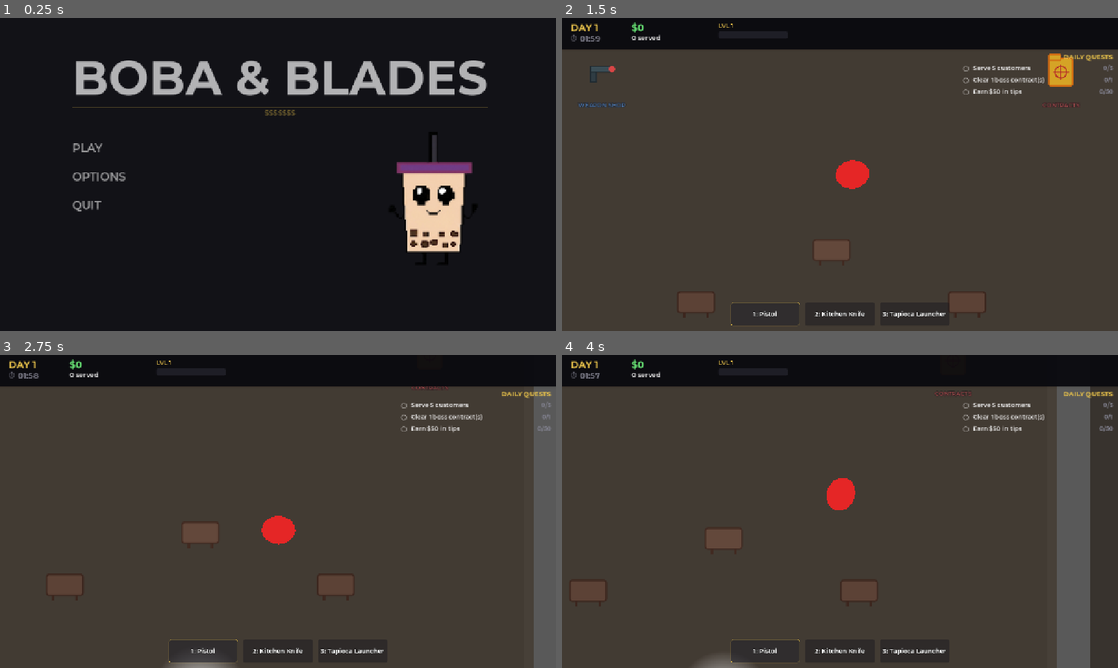
Above: before the commit, frames 1-4 (two rows, left to right).
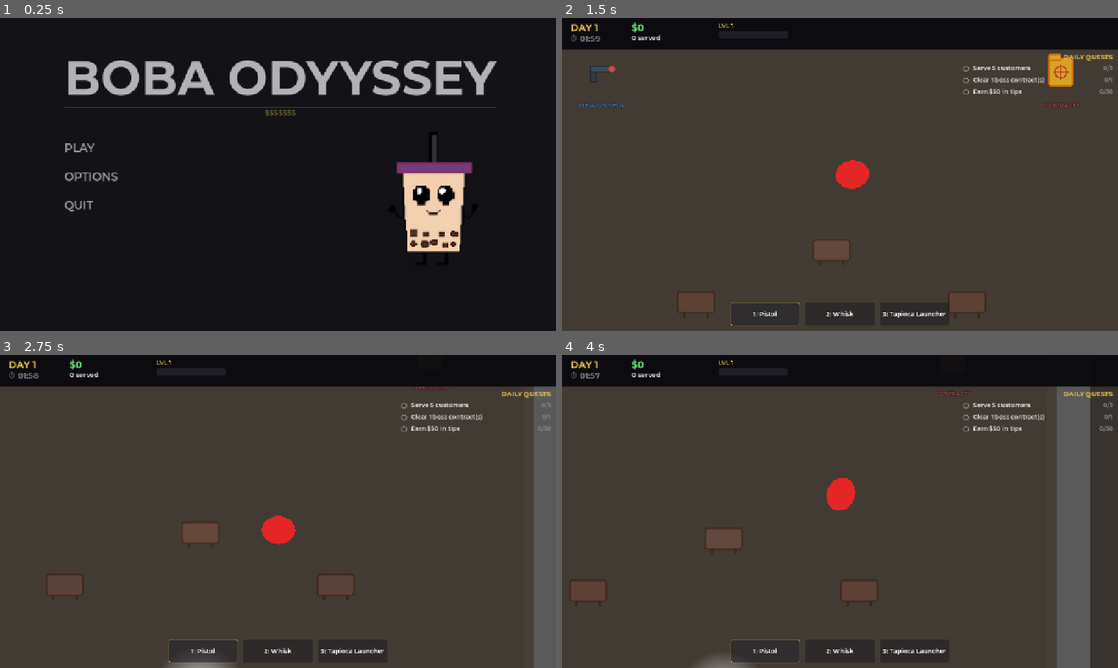
Above: after the commit, the same moments.

Repository: coyote321/BobaGame
Game: Godot game, scene res://Scenes/MainMenu.tscn
Same seed, same stepped clock (60 frames per second), same inputs: the game is played once before the commit and once after it. Sound files missing from this copy of the repository are replaced by a short silence.
Inputs (mouse positions are in pixels of both pictures, inside the frame that each line leads up to):
- Up to frame 1 (0.25 s): no input
- Up to frame 2 (1.5 s): click "PLAY" at 0.5 s; tap Enter at 1.25 s; move the mouse to (962, 158) at 1.27 s; press the mouse at (962, 158) at 1.28 s; hold D (move_right) from 1.28 s (still down)
- Up to frame 3 (2.75 s): move the mouse to (166, 527) at 2.02 s; release D (move_right) at 2.03 s; release the mouse at (166, 527) at 2.03 s; hold S (move_down) from 2.03 s (still down); tap G (ability) at 2.1 s; click (166, 527) at 2.3 s
- Up to frame 4 (4 s): move the mouse to (895, 442) at 2.77 s; release S (move_down) at 2.78 s; hold D (move_right) 2.78-3.53 s; hold Right mouse button (aim) 2.78-3.53 s; click (895, 442) at 3.05 s; move the mouse to (812, 574) at 3.52 s; hold W (move_up) from 3.53 s (still down); click (812, 574) at 3.6 s

The runs differ from the first frame. In frame 1, 5.4% of the frame differs, in the area x 11-90%, y 13-62%; in frame 2, less than 0.1%; in frame 3, less than 0.1%; in frame 4, less than 0.1%.

Commit message:
Rename game title to "Boba Odyyssey" and update assets

Diff:
--- a/Scenes copy/FlamethrowerPickup.tscn
+++ b/Scenes copy/FlamethrowerPickup.tscn
@@ -1,6 +1,7 @@
-[gd_scene load_steps=3 format=3 uid="uid://bi0tqm2u0r0cv"]
+[gd_scene load_steps=4 format=3 uid="uid://bi0tqm2u0r0cv"]
 
 [ext_resource type="Script" uid="uid://d2fp2hjwy8hq2" path="res://Scripts/FlamethrowerPickup.gd" id="1_script"]
+[ext_resource type="Texture2D" uid="uid://c8ix2ha8itbm2" path="res://Assets/Sprites/Flamethrower.png" id="2_flamethrower"]
 
 [sub_resource type="CircleShape2D" id="CircleShape2D_pickup"]
 radius = 50.0
@@ -10,19 +11,10 @@
 collision_mask = 2
 script = ExtResource("1_script")
 
-[node name="Body" type="ColorRect" parent="."]
-offset_left = -20.0
-offset_top = -20.0
-offset_right = 20.0
-offset_bottom = 20.0
-color = Color(1, 0.45, 0.05, 1)
-
-[node name="Core" type="ColorRect" parent="."]
-offset_left = -10.0
-offset_top = -10.0
-offset_right = 10.0
-offset_bottom = 10.0
-color = Color(1, 0.9, 0.3, 1)
+[node name="Sprite" type="Sprite2D" parent="."]
+scale = Vector2(1.35, 1.35)
+texture = ExtResource("2_flamethrower")
+texture_filter = 0
 
 [node name="Label" type="Label" parent="."]
 offset_left = -53.0
--- a/Scenes copy/MainMenu.tscn
+++ b/Scenes copy/MainMenu.tscn
@@ -41,7 +41,7 @@
 theme_override_colors/font_color = Color(1, 1, 1, 1)
 theme_override_fonts/font = ExtResource("2_font_bold")
 theme_override_font_sizes/font_size = 110
-text = "BOBA & BLADES"
+text = "BOBA ODYYSSEY"
 horizontal_alignment = 1
 
 [node name="AccentLine" type="ColorRect" parent="CenterColumn"]
--- a/Scenes/FlamethrowerPickup.tscn
+++ b/Scenes/FlamethrowerPickup.tscn
@@ -1,6 +1,7 @@
-[gd_scene load_steps=3 format=3 uid="uid://bi0tqm2u0r0cv"]
+[gd_scene load_steps=4 format=3 uid="uid://bi0tqm2u0r0cv"]
 
 [ext_resource type="Script" uid="uid://d2fp2hjwy8hq2" path="res://Scripts/FlamethrowerPickup.gd" id="1_script"]
+[ext_resource type="Texture2D" uid="uid://c8ix2ha8itbm2" path="res://Assets/Sprites/Flamethrower.png" id="2_flamethrower"]
 
 [sub_resource type="CircleShape2D" id="CircleShape2D_pickup"]
 radius = 50.0
@@ -10,19 +11,10 @@
 collision_mask = 2
 script = ExtResource("1_script")
 
-[node name="Body" type="ColorRect" parent="."]
-offset_left = -20.0
-offset_top = -20.0
-offset_right = 20.0
-offset_bottom = 20.0
-color = Color(1, 0.45, 0.05, 1)
-
-[node name="Core" type="ColorRect" parent="."]
-offset_left = -10.0
-offset_top = -10.0
-offset_right = 10.0
-offset_bottom = 10.0
-color = Color(1, 0.9, 0.3, 1)
+[node name="Sprite" type="Sprite2D" parent="."]
+scale = Vector2(1.35, 1.35)
+texture = ExtResource("2_flamethrower")
+texture_filter = 0
 
 [node name="Label" type="Label" parent="."]
 offset_left = -53.0
--- a/Scenes/KitchenKnife.tscn
+++ b/Scenes/KitchenKnife.tscn
@@ -1,13 +1,37 @@
-[gd_scene load_steps=3 format=3 uid="uid://dbkbq2liu22dc"]
+[gd_scene load_steps=2 format=3 uid="uid://dbkbq2liu22dc"]
 
-[ext_resource type="Texture2D" uid="uid://c5txps3myukwp" path="res://Assets/Sprites/kitchen_knife.png" id="1_knife"]
 [ext_resource type="Script" uid="uid://lcifx1jid4wu" path="res://Scripts/KnifeWeapon.gd" id="2_script"]
 
-[node name="KitchenKnife" type="Node2D"]
+[node name="Whisk" type="Node2D"]
 script = ExtResource("2_script")
 
-[node name="Sprite" type="Sprite2D" parent="."]
-texture = ExtResource("1_knife")
+[node name="Handle" type="Polygon2D" parent="."]
+color = Color(0.72, 0.46, 0.25, 1)
+polygon = PackedVector2Array(-26, -5, 14, -5, 14, 5, -26, 5)
+
+[node name="HandleCap" type="Polygon2D" parent="."]
+color = Color(0.95, 0.78, 0.45, 1)
+polygon = PackedVector2Array(10, -7, 20, -7, 20, 7, 10, 7)
+
+[node name="WireTop" type="Line2D" parent="."]
+points = PackedVector2Array(18, -4, 34, -18, 55, -8, 62, 0)
+width = 2.0
+default_color = Color(0.86, 0.88, 0.9, 1)
+
+[node name="WireBottom" type="Line2D" parent="."]
+points = PackedVector2Array(18, 4, 34, 18, 55, 8, 62, 0)
+width = 2.0
+default_color = Color(0.86, 0.88, 0.9, 1)
+
+[node name="WireCenter" type="Line2D" parent="."]
+points = PackedVector2Array(18, 0, 38, 0, 62, 0)
+width = 2.0
+default_color = Color(0.96, 0.97, 0.98, 1)
+
+[node name="WireLoop" type="Line2D" parent="."]
+points = PackedVector2Array(18, -4, 34, -18, 55, -8, 62, 0, 55, 8, 34, 18, 18, 4)
+width = 1.2
+default_color = Color(0.72, 0.76, 0.8, 1)
 
 [node name="Muzzle" type="Marker2D" parent="."]
-position = Vector2(26, -5)
+position = Vector2(62, 0)
--- a/Scenes/MainMenu.tscn
+++ b/Scenes/MainMenu.tscn
@@ -42,7 +42,7 @@
 theme_override_colors/font_color = Color(1, 1, 1, 1)
 theme_override_fonts/font = ExtResource("2_font_bold")
 theme_override_font_sizes/font_size = 110
-text = "BOBA & BLADES"
+text = "BOBA ODYYSSEY"
 horizontal_alignment = 1
 
 [node name="AccentLine" type="ColorRect" parent="CenterColumn"]
--- a/Scripts/GameManager.gd
+++ b/Scripts/GameManager.gd
@@ -65,15 +65,15 @@
 			"poison_tick_damage": 1.0, "poison_ticks": 10, "poison_interval": 1.0
 		}
 	},
-	"Kitchen Knife": {
+	"Whisk": {
 		"damage": 25, "fire_rate": 0.5, "unlock_level": 1, "cost": 0, "type": "melee",
 		"weapon_scene": "res://Scenes/KitchenKnife.tscn",
 		"hold_offset": Vector2(40, 6),
 		"tuning": {
 			"melee_range": 120.0, "melee_arc_dot": 0.4, "lunge_distance": 10.0,
 			"swing_rotation": 0.35, "kick_duration": 0.06, "recover_duration": 0.09,
-			"flash_scale": Vector2(14, 7), "flash_color": Color(1.0, 0.95, 1.0, 0.75), "flash_duration": 0.06,
-			"camera_shake": 1.8, "burst_color": Color(1.0, 0.85, 0.96), "sparkle_amount": 16
+			"flash_scale": Vector2(14, 7), "flash_color": Color(0.95, 0.9, 0.75, 0.75), "flash_duration": 0.06,
+			"camera_shake": 1.8, "burst_color": Color(0.95, 0.86, 0.68), "sparkle_amount": 16
 		}
 	},
 	"Tapioca Launcher": {
@@ -111,9 +111,9 @@
 		}
 	}
 }
-var owned_weapons: Array = ["Pistol", "Kitchen Knife", "Tapioca Launcher"]
+var owned_weapons: Array = ["Pistol", "Whisk", "Tapioca Launcher"]
 var equipped_main: String = "Pistol"
-var equipped_melee: String = "Kitchen Knife"
+var equipped_melee: String = "Whisk"
 var equipped_special: String = "Tapioca Launcher"
 var player_damage_multiplier: float = 1.0
 
@@ -699,9 +699,9 @@
 	unlocked_ingredients = STARTING_INGREDIENTS.duplicate()
 	inventory = STARTING_INVENTORY.duplicate(true)
 	remove_retired_ingredients()
-	owned_weapons = ["Pistol", "Kitchen Knife", "Tapioca Launcher"]
+	owned_weapons = ["Pistol", "Whisk", "Tapioca Launcher"]
 	equipped_main = "Pistol"
-	equipped_melee = "Kitchen Knife"
+	equipped_melee = "Whisk"
 	equipped_special = "Tapioca Launcher"
 	player_damage_multiplier = 1.0
 	owned_active_abilities = ["Shadow Dash"]
--- a/Scripts/KnifeWeapon.gd
+++ b/Scripts/KnifeWeapon.gd
@@ -1,5 +1,5 @@
 extends "res://Scripts/WeaponBase.gd"
-## Kitchen Knife / melee weapon — swing attack with slash arc VFX.
+## Whisk / melee weapon — swing attack with slash arc VFX.
 
 func attack() -> void:
 	if weapon_name == "":
--- a/project.godot
+++ b/project.godot
@@ -10,7 +10,7 @@
 
 [application]
 
-config/name="The Soul (4.2)"
+config/name="Boba Odyyssey"
 run/main_scene="res://Scenes/MainMenu.tscn"
 config/features=PackedStringArray("4.5", "Forward Plus")
 config/icon="res://icon.svg"
@@ -31,7 +31,7 @@
 
 [dotnet]
 
-project/assembly_name="The Soul (4.2)"
+project/assembly_name="Boba Odyyssey"
 
 [input]
 
